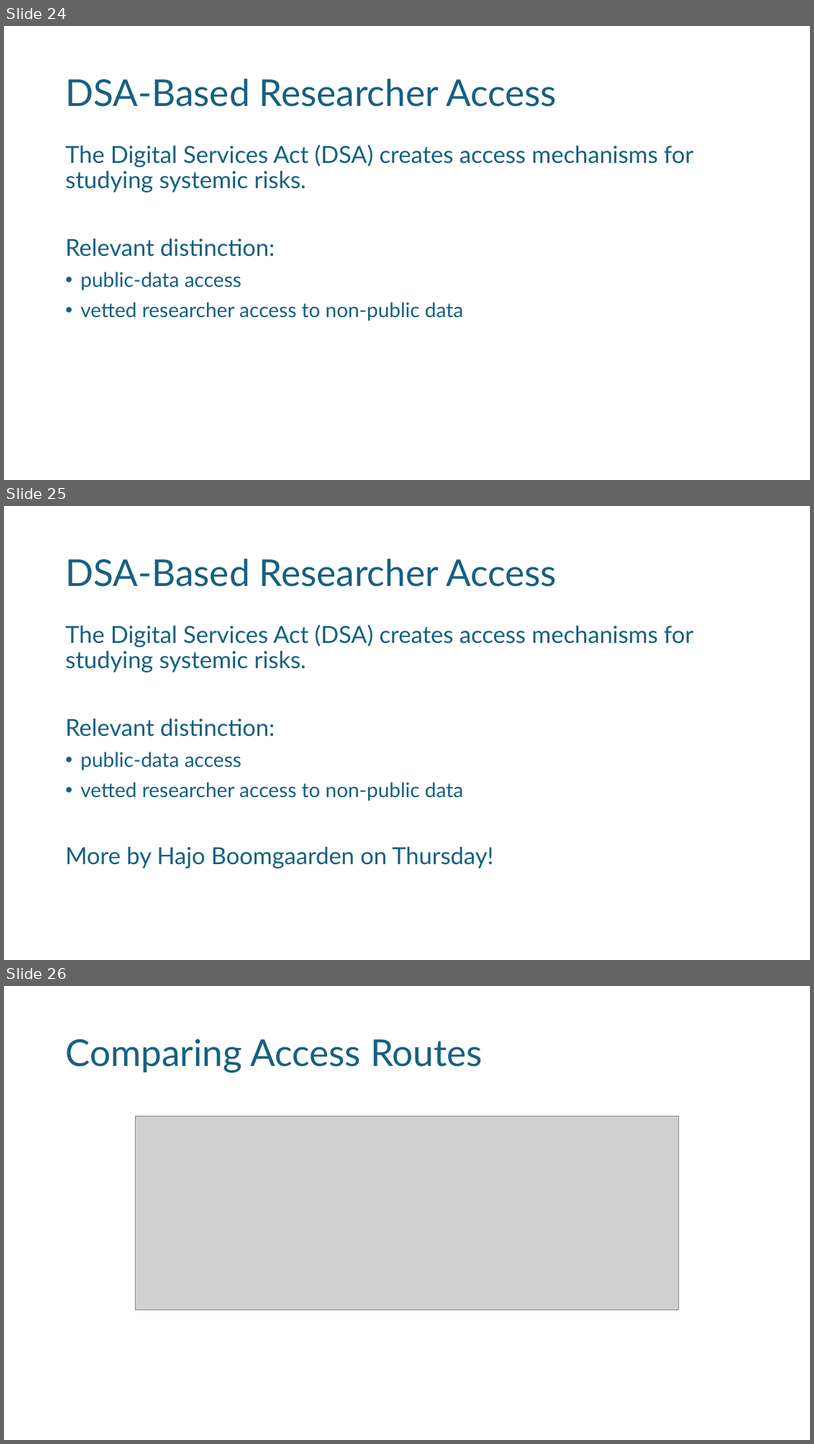
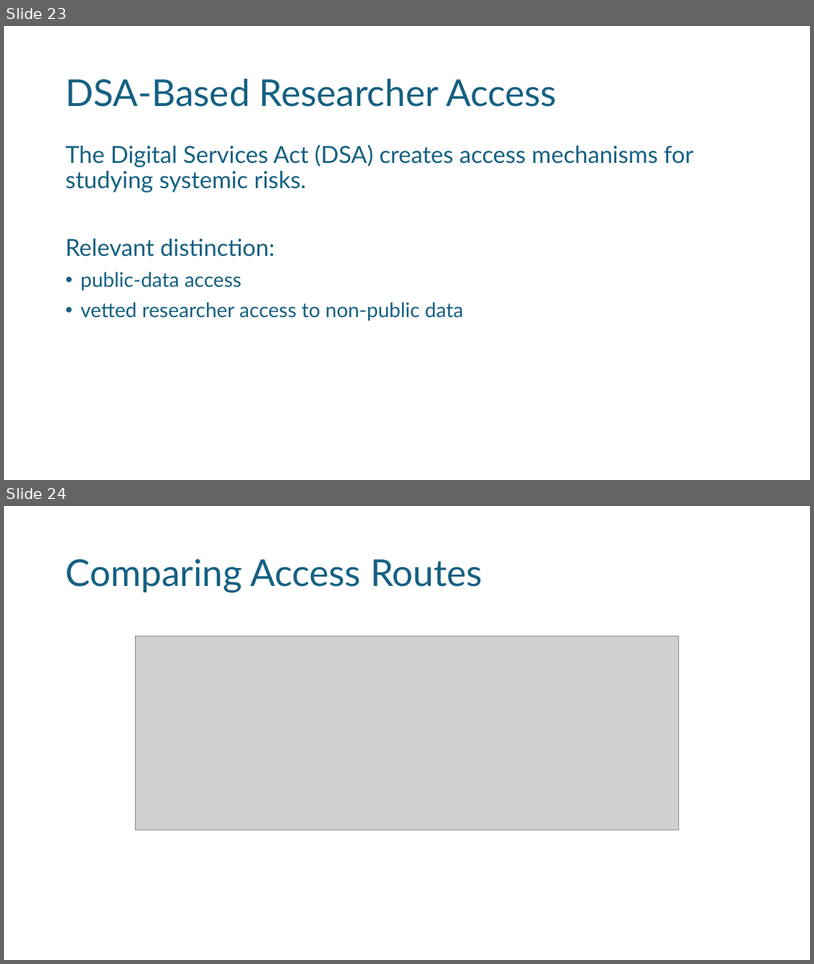
Before and after one commit to noellelebe/methodsNET_vlop-course-materials, a slide deck: slides/day1_intro.pptx. Shown one above the other, each under a label of ours: slides 24, 25 and 26 before the commit, slides 23 and 24 after it. The pictures are 814x1444 and 814x964 pixels, drawn with LibreOffice and Linux fonts; fonts in the diff are those of the drawing; grey boxes stand for pictures; background and template pictures are left out. Boxes give left, top, right and bottom in pixels: in the first picture for what was removed or moved away, otherwise in the second. Text is boxed around its words. In the diff, an @@ line names an element or a change of style, - is before the commit and + after.

```diff
--- a/slides/day1_intro.pptx
+++ b/slides/day1_intro.pptx
@@ slide 25 removed at <box>4,506,810,960</box>, background #FFFFFF @@
@@ title removed at <box>65,559,557,587</box> @@
-DSA-Based Researcher Access
@@ text removed at <box>65,625,694,868</box> @@
-The Digital Services Act (DSA) creates access mechanisms for studying systemic risks.
-Relevant distinction:
-• public-data access
-• vetted researcher access to non-public data
-More by Hajo Boomgaarden on Thursday!
@@ what was slide 24 is now slide 23 @@
@@ what was slide 26 is now slide 24 @@
```
Also in this commit, not shown: 3 other slides removed.
